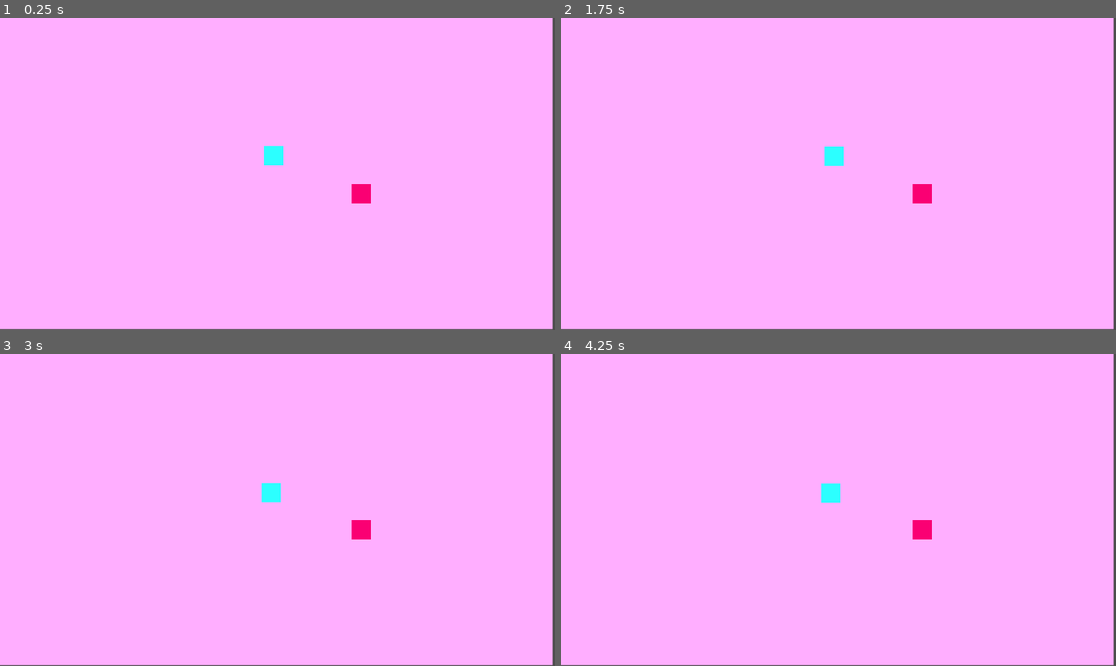
Above: before the commit, frames 1-4 (two rows, left to right).
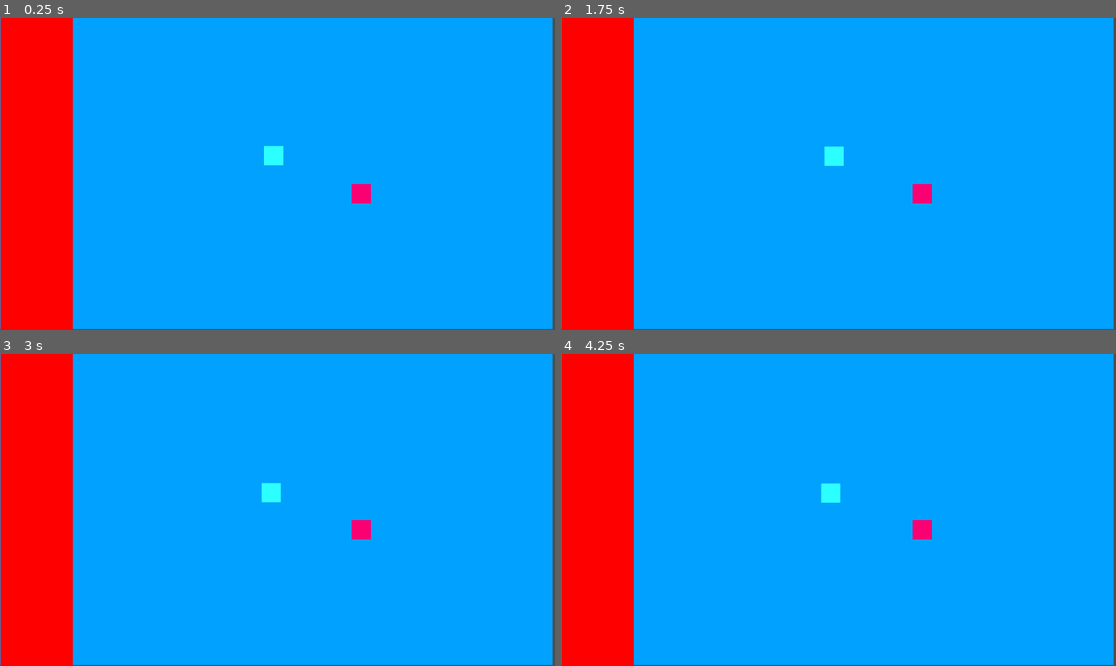
Above: after the commit, the same moments.

Repository: malceore/ClownCarGame
Game: Godot game, scene res://scenes/mini_game.tscn
Two runs of this game, one before a commit and one after it. Both use one fixed random seed, a clock stepped at 60 frames per second and the inputs below. This scene is started directly instead of the project's main scene.
Inputs (mouse positions are in pixels of both pictures, inside the frame that each line leads up to):
- Up to frame 1 (0.25 s): no input
- Up to frame 2 (1.75 s): tap Enter at 0.5 s; move the mouse to (832, 155) at 0.52 s; press the mouse at (832, 155) at 0.53 s; hold D (turn_right) 0.53-1.28 s; tap Space at 1.25 s; move the mouse to (727, 189) at 1.27 s; release the mouse at (727, 189) at 1.28 s; hold S (reverse) from 1.28 s (still down); click (727, 189) at 1.35 s
- Up to frame 3 (3 s): tap Enter at 2 s; move the mouse to (333, 441) at 2.02 s; release S (reverse) at 2.03 s; press the mouse at (333, 441) at 2.03 s; hold D (turn_right) 2.03-2.78 s; tap Space at 2.75 s; move the mouse to (249, 572) at 2.77 s; release the mouse at (249, 572) at 2.78 s; hold W (accelerate) from 2.78 s (still down); click (249, 572) at 2.85 s
- Up to frame 4 (4.25 s): tap Enter at 3.5 s; move the mouse to (1005, 556) at 3.52 s; release W (accelerate) at 3.53 s; press the mouse at (1005, 556) at 3.53 s; hold A (turn_left) from 3.53 s (still down)

The runs differ from the first frame. In frame 1, 99% of the frame differs, in the area x 0-100%, y 0-100%; in frame 2, 99%; in frame 3, 99%; in frame 4, 99%.

Commit message:
wip commit

Diff:
--- a/MiniGame.gd
+++ b/MiniGame.gd
@@ -18,3 +18,12 @@
 
 func _on_boot_mouse_exited():
 	mouseIsOver = false
+
+
+func _on_destination_body_entered(body):
+	if(body.name == "Clown"):
+		$Destination/SuccessColor.set_color(Color.GREEN)
+
+func _on_destination_body_exited(body):
+	if(body.name == "Clown"):
+		$Destination/SuccessColor.set_color(Color.RED)
--- a/scenes/mini_game.tscn
+++ b/scenes/mini_game.tscn
@@ -1,6 +1,8 @@
-[gd_scene load_steps=5 format=3 uid="uid://rk6lwtint4ua"]
+[gd_scene load_steps=6 format=3 uid="uid://rk6lwtint4ua"]
 
 [ext_resource type="Script" path="res://MiniGame.gd" id="1_sjmgm"]
+
+[sub_resource type="RectangleShape2D" id="RectangleShape2D_q7p7e"]
 
 [sub_resource type="RectangleShape2D" id="RectangleShape2D_l82jl"]
 size = Vector2(41, 38)
@@ -11,6 +13,21 @@
 
 [node name="MiniGame" type="Node2D"]
 script = ExtResource("1_sjmgm")
+
+[node name="Destination" type="Area2D" parent="."]
+position = Vector2(77, 322)
+scale = Vector2(7.60802, 32.192)
+
+[node name="CollisionShape2D" type="CollisionShape2D" parent="Destination"]
+shape = SubResource("RectangleShape2D_q7p7e")
+
+[node name="SuccessColor" type="ColorRect" parent="Destination"]
+offset_left = -10.3838
+offset_top = -9.8161
+offset_right = 29.6162
+offset_bottom = 30.1839
+scale = Vector2(0.493148, 0.502471)
+color = Color(1, 0, 0, 1)
 
 [node name="Boot" type="RigidBody2D" parent="."]
 position = Vector2(567, 286)
@@ -29,25 +46,27 @@
 color = Color(0.172549, 1, 1, 1)
 
 [node name="TextureRect" type="TextureRect" parent="."]
-self_modulate = Color(1, 0.682353, 1, 1)
+self_modulate = Color(0, 0.631373, 1, 1)
 show_behind_parent = true
 offset_right = 1147.0
 offset_bottom = 646.0
 texture = SubResource("CanvasTexture_clfpr")
 
-[node name="RigidBody2D" type="RigidBody2D" parent="."]
+[node name="Clown" type="RigidBody2D" parent="."]
 position = Vector2(749, 365)
 gravity_scale = 0.0
 
-[node name="CollisionShape2D" type="CollisionShape2D" parent="RigidBody2D"]
+[node name="CollisionShape2D" type="CollisionShape2D" parent="Clown"]
 shape = SubResource("RectangleShape2D_4s1w1")
 
-[node name="TextureRect" type="ColorRect" parent="RigidBody2D"]
+[node name="TextureRect" type="ColorRect" parent="Clown"]
 offset_left = -19.0
 offset_top = -20.0
 offset_right = 21.0
 offset_bottom = 20.0
 color = Color(0.980392, 0, 0.45098, 1)
 
+[connection signal="body_entered" from="Destination" to="." method="_on_destination_body_entered"]
+[connection signal="body_exited" from="Destination" to="." method="_on_destination_body_exited"]
 [connection signal="mouse_entered" from="Boot" to="." method="_on_boot_mouse_entered"]
 [connection signal="mouse_exited" from="Boot" to="." method="_on_boot_mouse_exited"]
Not shown, changed: notes.txt
